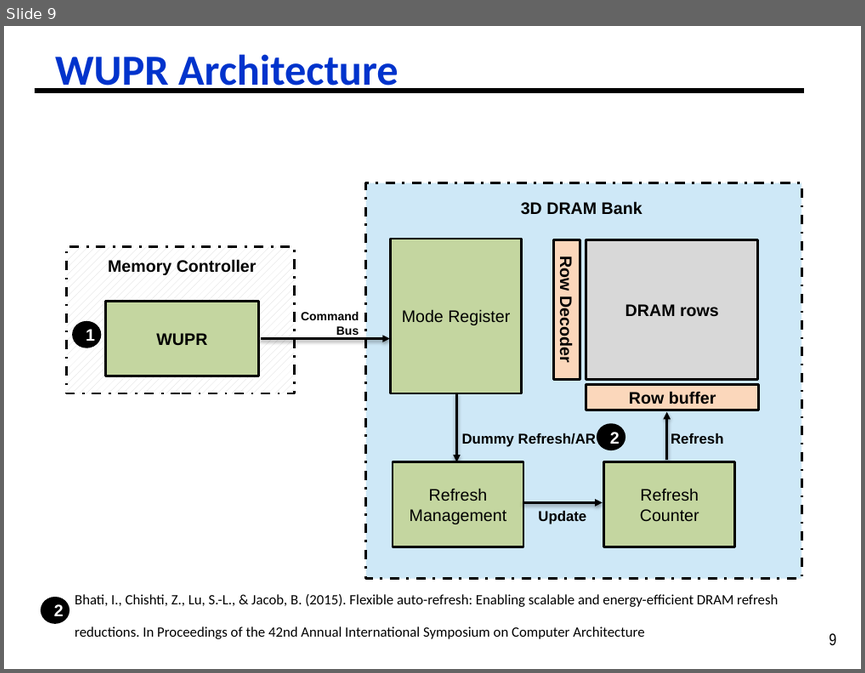
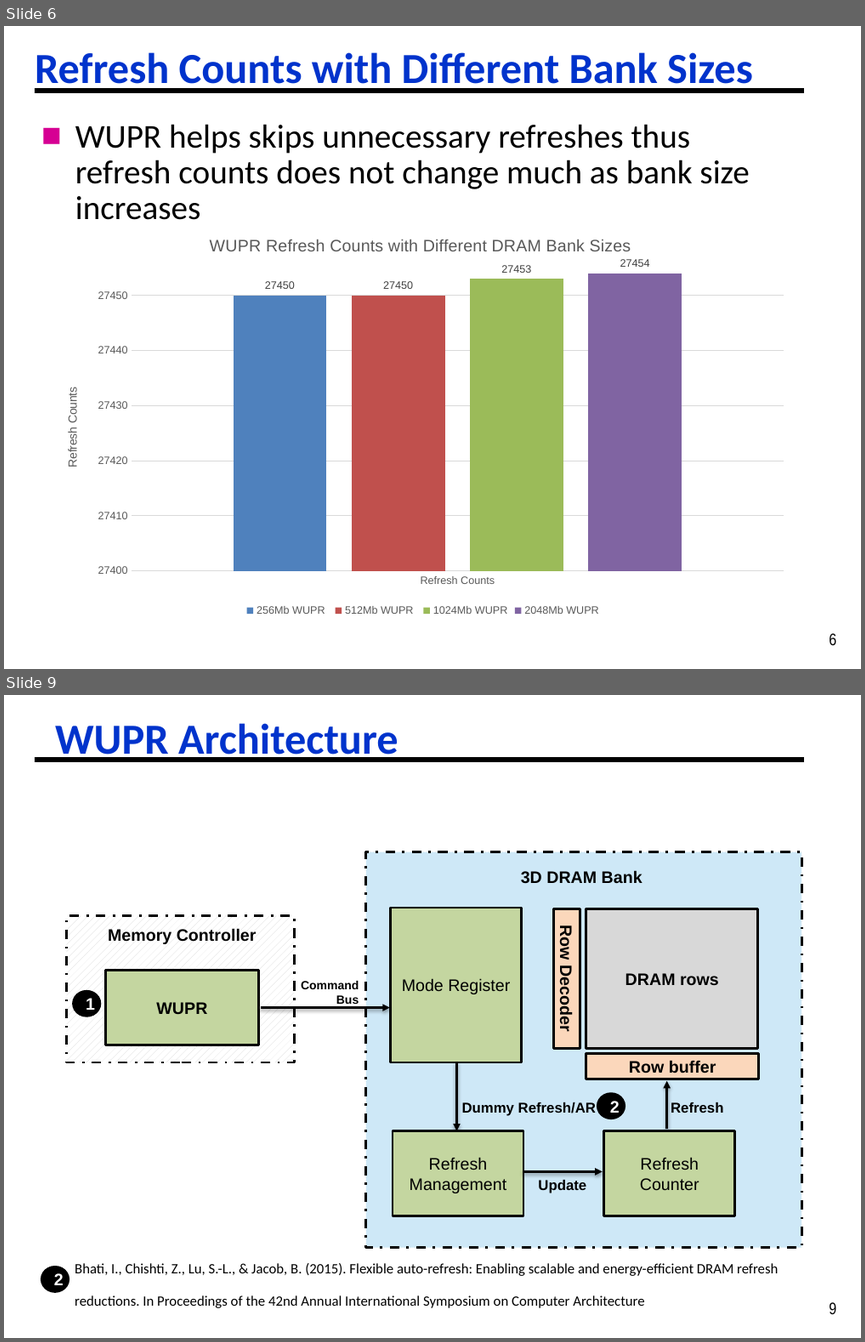
Before and after one commit to ph1223/Dram_controller, a slide deck: DRAM_System_Analysis/Copy of 2025_06_11_Bandwidth_Analysis_WUPR_Analysis (1).pptx. Shown one above the other, each under a label of ours: slide 9 before the commit, slides 6 and 9 after it; the slides between them are not shown. The pictures are 865x673 and 865x1342 pixels, drawn with LibreOffice and Linux fonts; fonts in the diff are those of the drawing. Boxes give left, top, right and bottom in pixels: in the first picture for what was removed or moved away, otherwise in the second. Text is boxed around its words. In the diff, an @@ line names an element or a change of style, - is before the commit and + after.

Commit message:
Update Presentation for bank analysis and Adjust the energy consumption for different bank configuration

```diff
--- a/DRAM_System_Analysis/Copy of 2025_06_11_Bandwidth_Analysis_WUPR_Analysis (1).pptx
+++ b/DRAM_System_Analysis/Copy of 2025_06_11_Bandwidth_Analysis_WUPR_Analysis (1).pptx
@@ slide 6 added at [4, 26, 861, 669], background #FFFFFF; not listed: 2 template elements that a slide beside it also shows @@
@@ title added at [35, 52, 753, 92], 36 pt, text #0033CC, bold @@
+Refresh Counts with Different Bank Sizes
@@ text added at [75, 124, 749, 220], 28 pt, text #000000 @@
+■ WUPR helps skips unnecessary refreshes thus refresh counts does not change much as bank size increases
@@ column chart added at [46, 220, 798, 620] @@
+title "WUPR Refresh Counts with Different DRAM Bank Sizes  "
+categories: Refresh Counts
+256Mb WUPR : 27450
+512Mb WUPR : 27450
+1024Mb WUPR: 27453
+2048Mb WUPR: 27454
```
Also in this commit, not shown: 1 slide changed, 8 other slides added, 11 slides removed, 30 other files.
